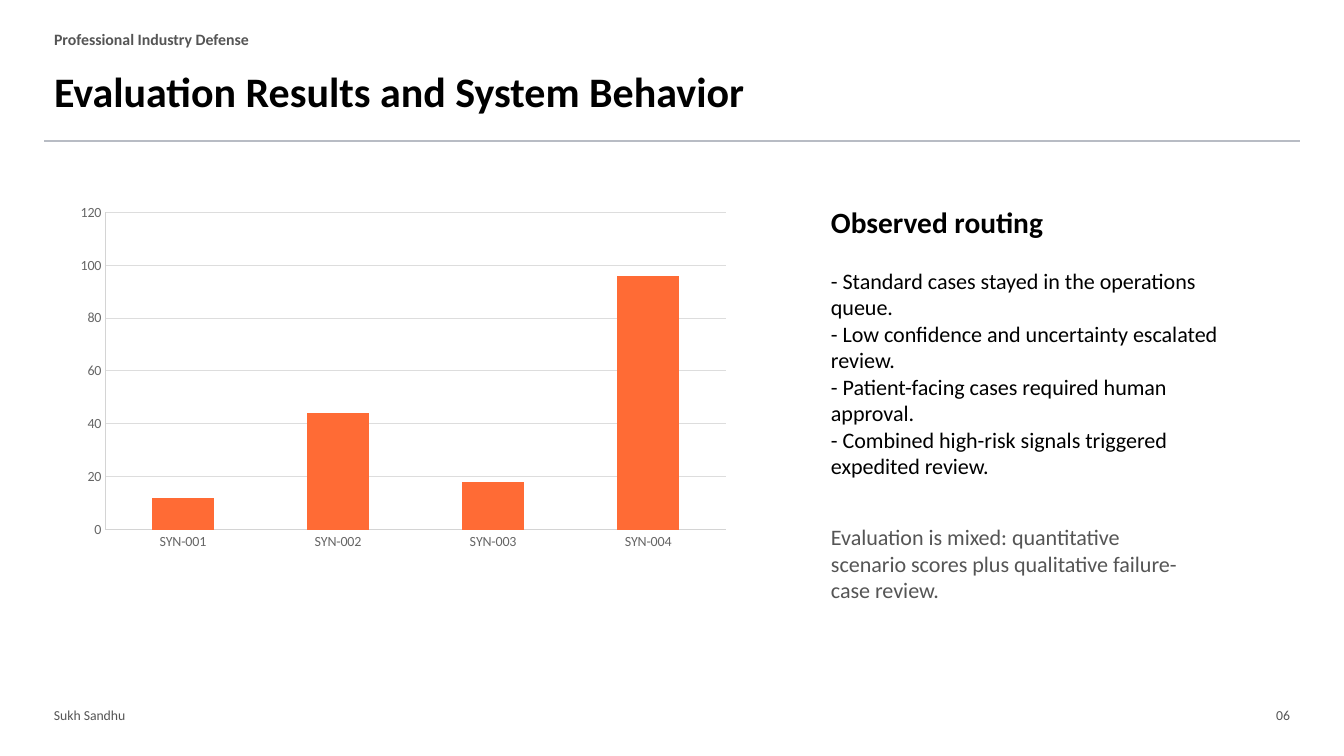
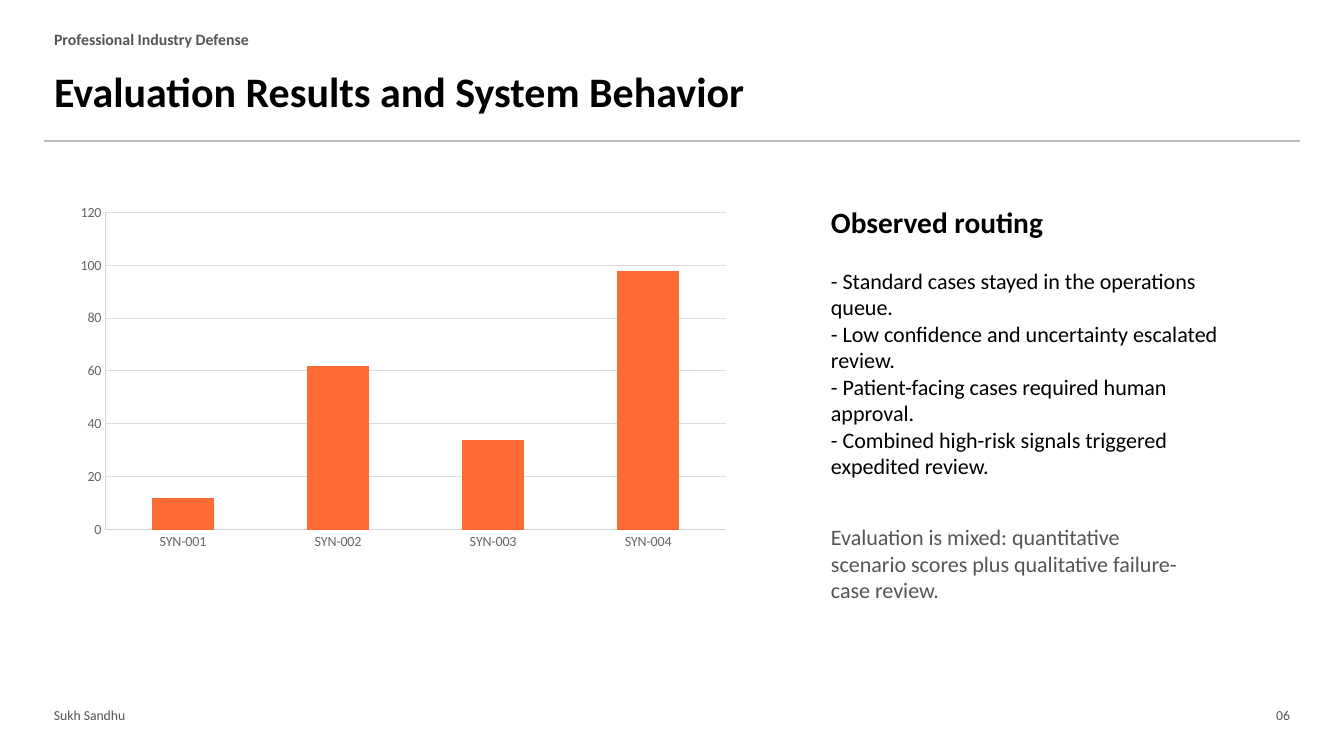
Before and after one commit to sukhsandhu/professional-industry-defense, a slide deck: slide 6 of Professional_Industry_Defense_Deck.pptx. Drawn at 1344x756 pixels with LibreOffice and Linux fonts; fonts in the diff are those of the drawing. Boxes give left, top, right and bottom in pixels: in the first picture for what was removed or moved away, otherwise in the second. Text is boxed around its words. In the diff, an @@ line names an element or a change of style, - is before the commit and + after.

Commit message:
Update defense deck scenario chart

```diff
--- a/Professional_Industry_Defense_Deck.pptx
+++ b/Professional_Industry_Defense_Deck.pptx
@@ column chart at <box>68,198,740,557</box> @@
@@ Series 1, SYN-002: 44 to 62 @@
@@ Series 1, SYN-003: 18 to 34 @@
@@ Series 1, SYN-004: 96 to 98 @@
```
